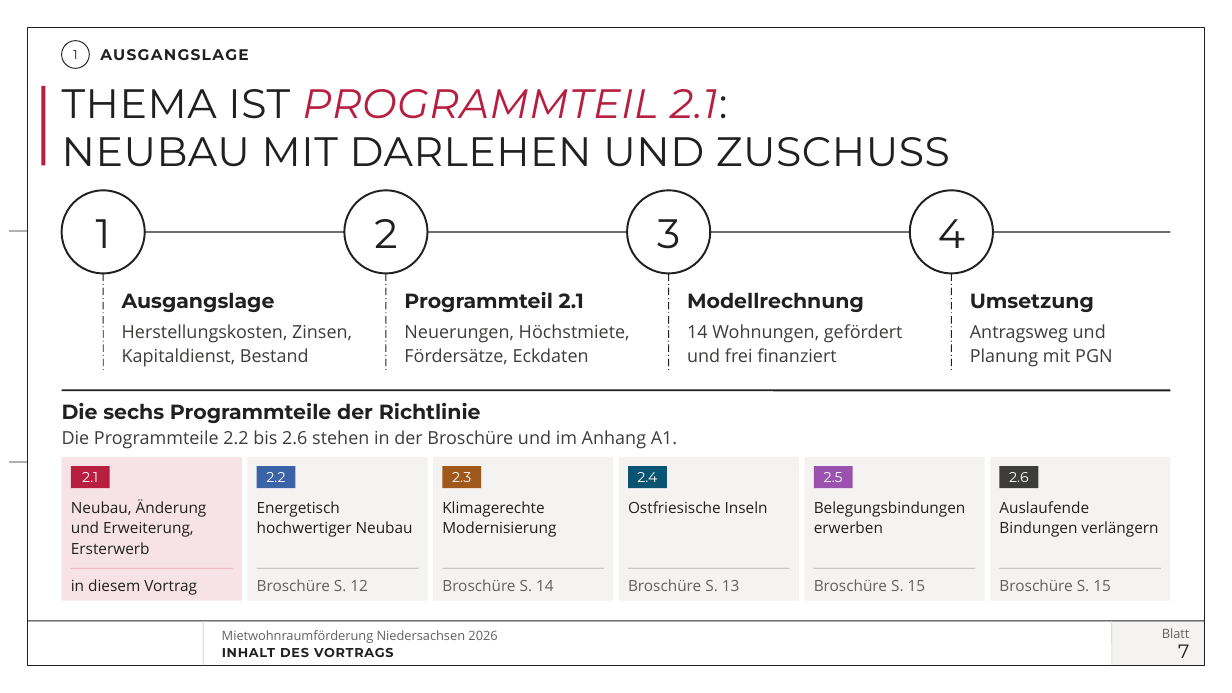
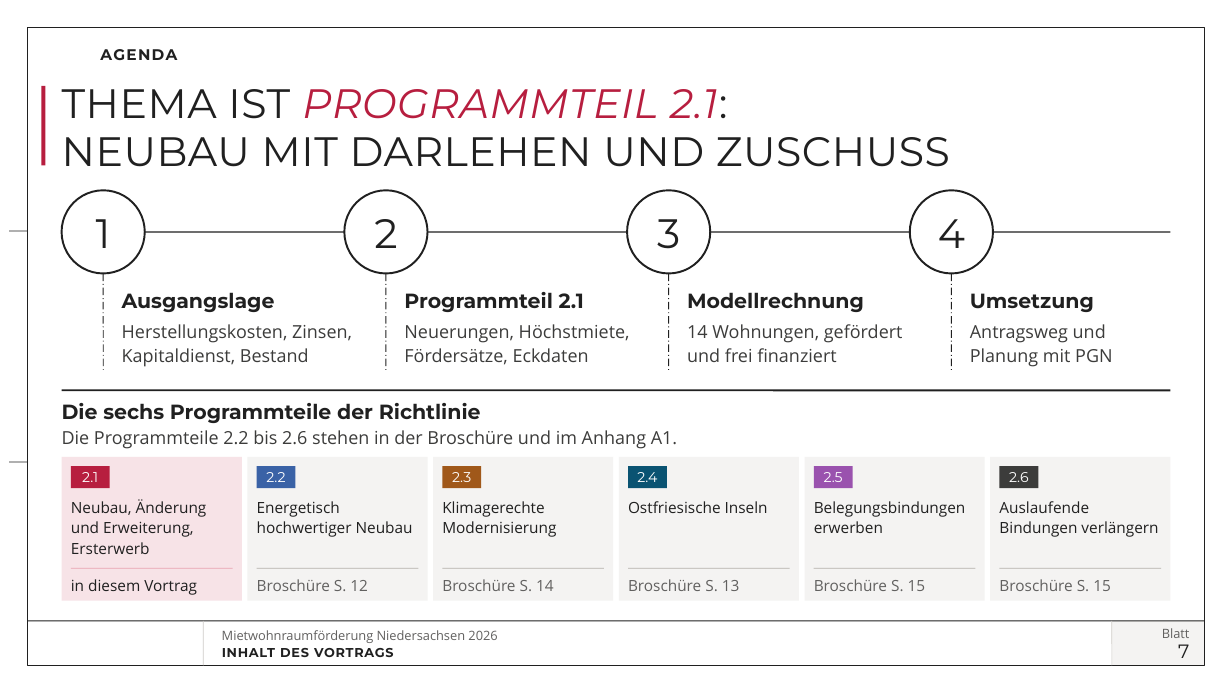
Before and after one commit to vgedaschko/NBank, a slide deck: slide 7 of praesentation/dist/PGN-Mietwohnraumfoerderung-Niedersachsen-2026-Vortrag.pptx. Drawn at 1232x693 pixels with LibreOffice and Linux fonts; fonts in the diff are those of the drawing; background and template pictures are left out. Boxes give left, top, right and bottom in pixels: in the first picture for what was removed or moved away, otherwise in the second. Text is boxed around its words. In the diff, an @@ line names an element or a change of style, - is before the commit and + after.

```diff
--- a/praesentation/dist/PGN-Mietwohnraumfoerderung-Niedersachsen-2026-Vortrag.pptx
+++ b/praesentation/dist/PGN-Mietwohnraumfoerderung-Niedersachsen-2026-Vortrag.pptx
@@ ellipse removed at bbox=[62, 41, 90, 68] @@
-1
@@ text at bbox=[100, 49, 177, 60]: text changed @@
-AUSGANGSLAGE
+AGENDA
```
Also in this commit, not shown: 11 other slides changed, 24 other files.
